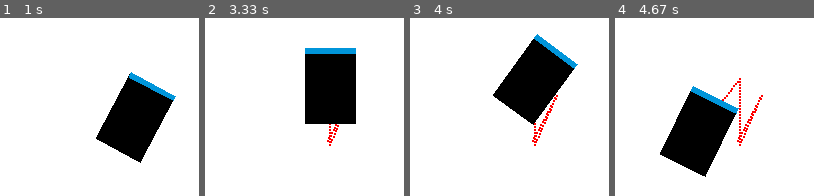
Above: before the commit, frames 1-4 (left to right).
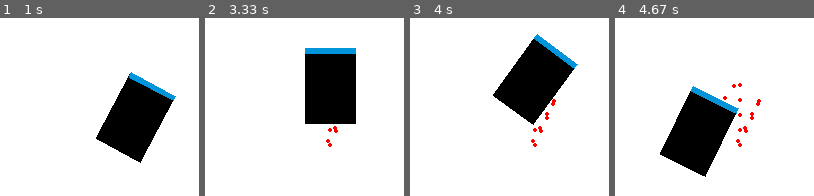
Above: after the commit, the same moments.

Repository: Wooyceps/mobile-robot-pygame-simulation
Game: pygame game, started from main.py
The game is run twice, just before and just after one commit, with the same random seed, the same clock (stepped at 60 frames per second) and the same inputs.
Inputs:
- Up to frame 1 (1 s): hold Right 0.33-0.8 s; hold Up from 0.83 s (still down)
- Up to frame 2 (3.33 s): release Up at 1.13 s; hold Right 1.17-1.63 s; hold Left 1.67-2.2 s; hold Down 2.23-2.53 s; hold Left 2.57-2.97 s; hold Up from 3 s (still down)
- Up to frame 3 (4 s): release Up at 3.37 s; hold Right from 3.4 s (still down)
- Up to frame 4 (4.67 s): release Right at 4.03 s; hold Down 4.07-4.43 s; hold Left from 4.47 s (still down)

Frame 1 is identical in both runs. In frame 2, 0.3% of the frame differs, in the area x 60-68%, y 59-73%; in frame 3, 0.5%; in frame 4, 0.8%, in the area x 53-75%, y 33-73%.

Commit message:
path tracking improvement

Diff:
--- a/main.py
+++ b/main.py
@@ -51,8 +51,9 @@
         self.print_dof()
 
     def draw_waypoints(self):
-        for coords in self.coord_memory:
-            pg.draw.circle(WIN, RED, coords, 1)
+        for idx, coords in enumerate(self.coord_memory):
+            if idx % 5 == 0:
+                pg.draw.circle(WIN, RED, coords, 2)
 
     def draw(self):
         if self.leave_track:
